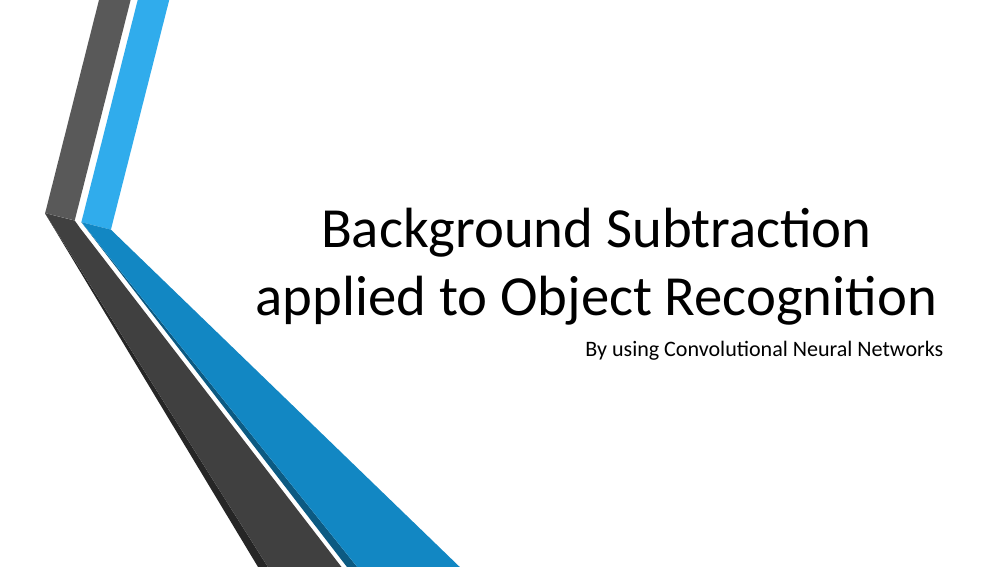
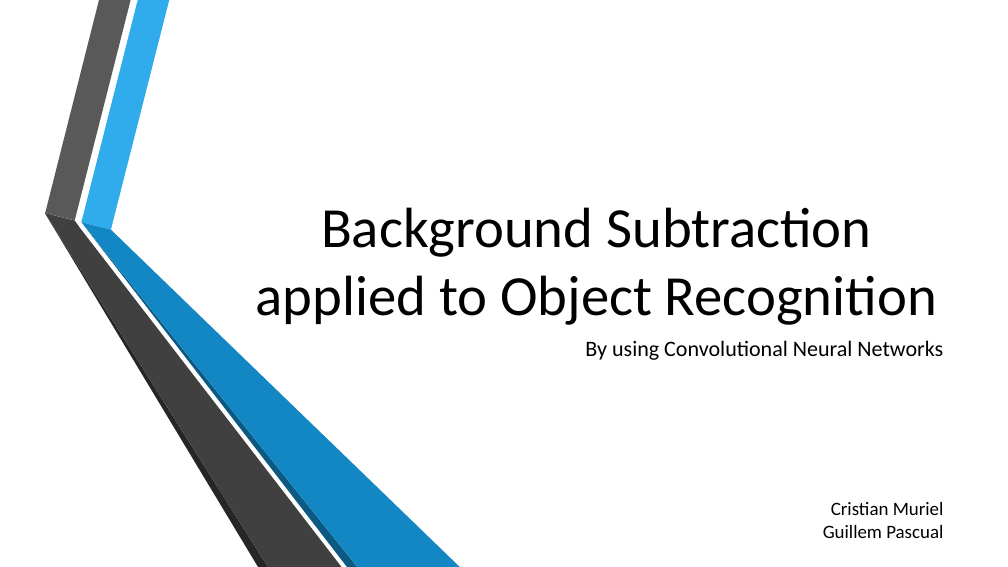
Before and after one commit to 4nc3str4l/VA_GiC, a slide deck: slide 1 of BSaOR.pptx. Drawn at 1008x567 pixels with LibreOffice and Linux fonts; fonts in the diff are those of the drawing; background and template pictures are left out. Boxes give left, top, right and bottom in pixels: in the first picture for what was removed or moved away, otherwise in the second. Text is boxed around its words. In the diff, an @@ line names an element or a change of style, - is before the commit and + after.

```diff
--- a/BSaOR.pptx
+++ b/BSaOR.pptx
@@ text added at <box>823,502,944,538</box>, 18 pt, text #191919 @@
+Cristian Muriel
+Guillem Pascual
```
Also in this commit, not shown: 1 other slide changed.
